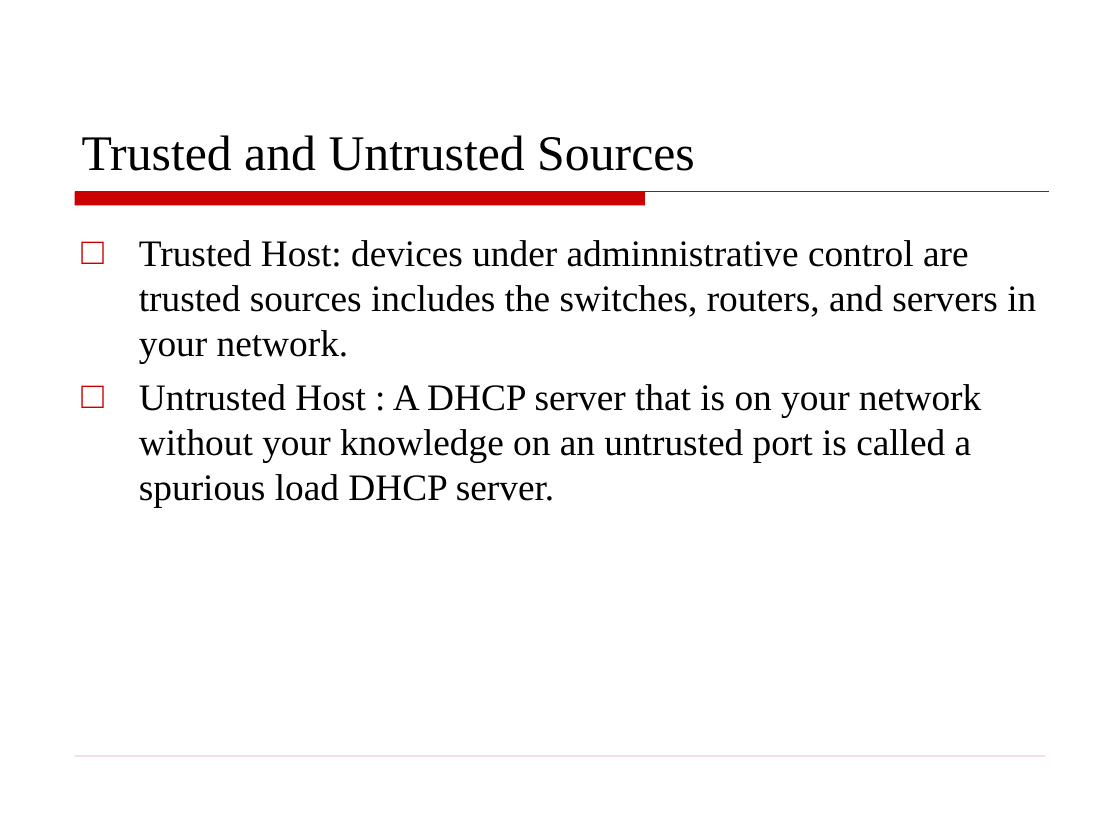
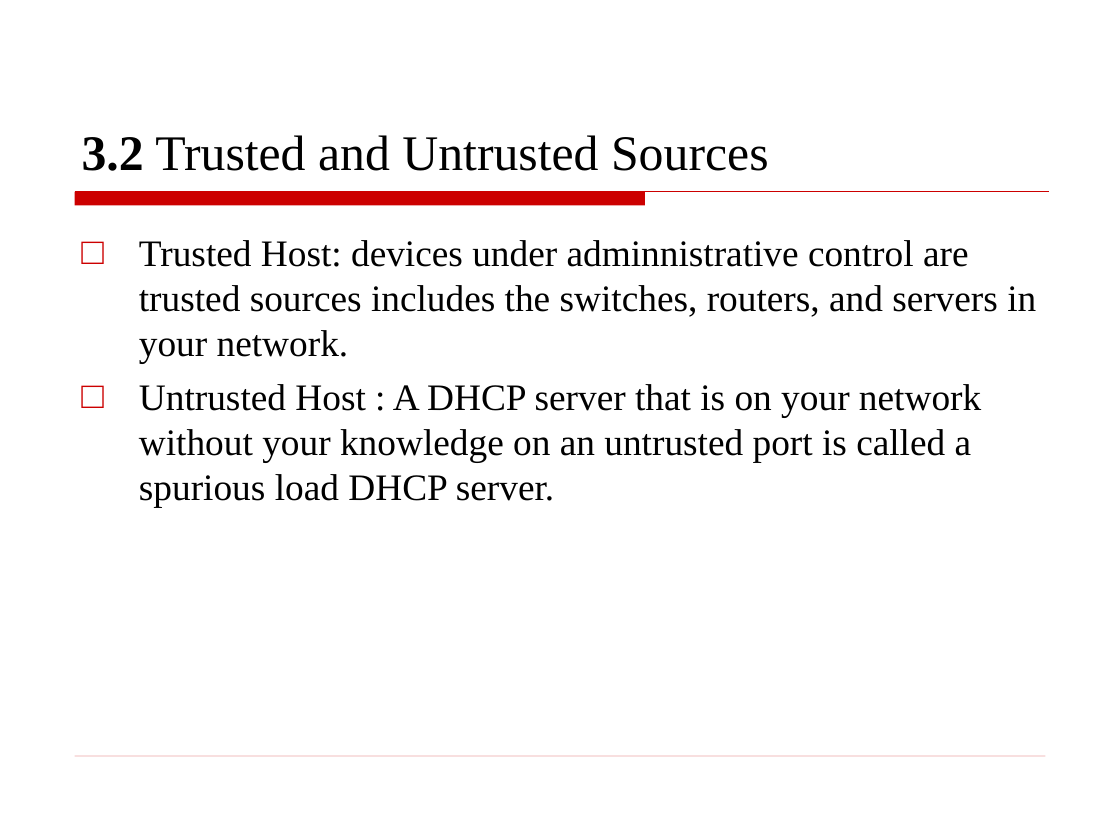
Before and after one commit to huynhlinh112/Test, a slide deck: slide 39 of DHCP.ppt (slide 31 before the commit). Drawn at 1120x840 pixels with LibreOffice and Linux fonts; fonts in the diff are those of the drawing; background and template pictures are left out. Boxes give left, top, right and bottom in pixels: in the first picture for what was removed or moved away, otherwise in the second. Text is boxed around its words. In the diff, an @@ line names an element or a change of style, - is before the commit and + after.

```diff
--- a/DHCP.ppt
+++ b/DHCP.ppt
@@ title at <box>82,135,769,171</box>: text changed @@
-Trusted and Untrusted Sources
+3.2 Trusted and Untrusted Sources
```
Also in this commit, not shown: 20 other slides changed, 22 slides added, 6 slides removed.
